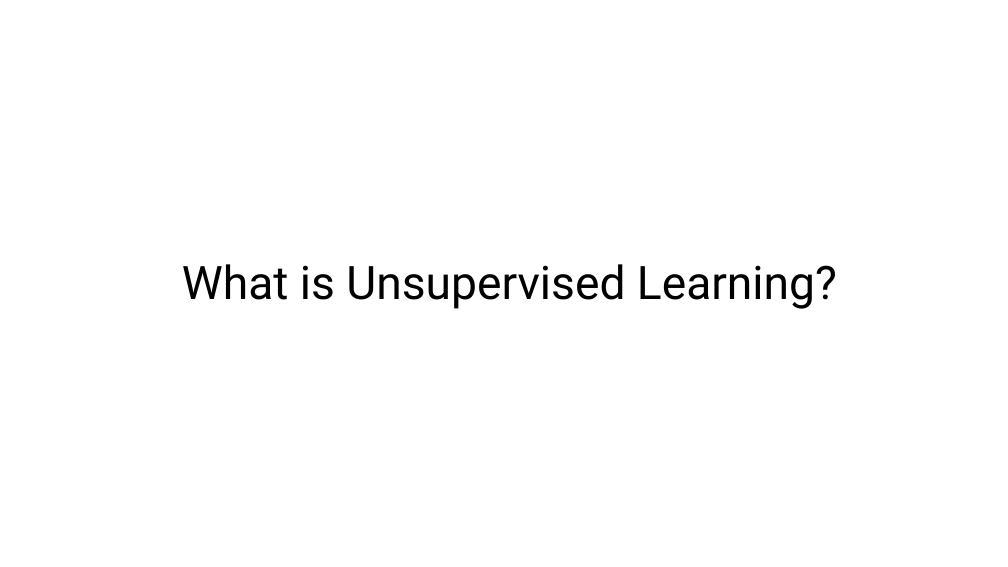
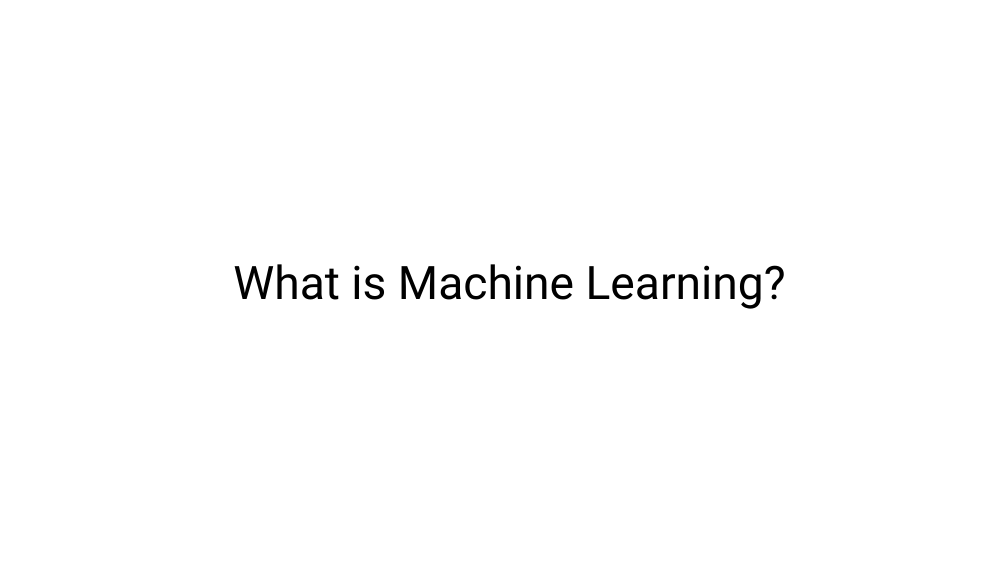
Before and after one commit to ccgcyber/Predictive-Analytics-with-Spark-in-HDInsight, a slide deck: slide 5 of PPT/Module 2.pptx (slide 39 before the commit). Drawn at 1008x567 pixels with LibreOffice and Linux fonts; fonts in the diff are those of the drawing. Boxes give left, top, right and bottom in pixels: in the first picture for what was removed or moved away, otherwise in the second. Text is boxed around its words. In the diff, an @@ line names an element or a change of style, - is before the commit and + after.

```diff
--- a/PPT/Module 2.pptx
+++ b/PPT/Module 2.pptx
@@ title at bbox=[233, 264, 786, 309]: text changed @@
-What is Unsupervised Learning?
+What is Machine Learning?
```
Also in this commit, not shown: 8 other slides changed, 25 slides added, 71 slides removed, 6 other files.
